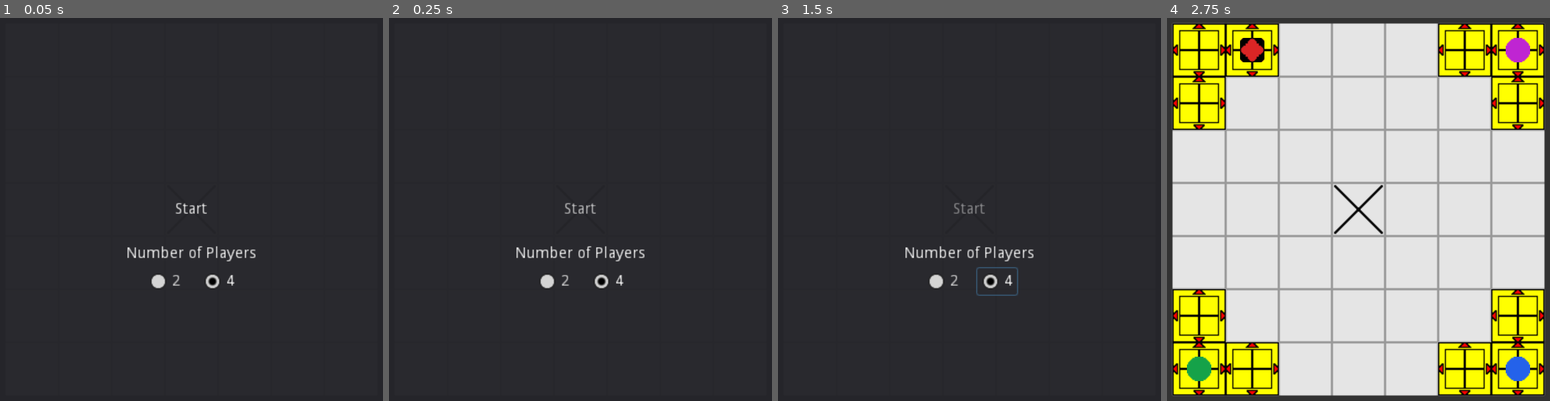
Above: before the commit, frames 1-4 (left to right).
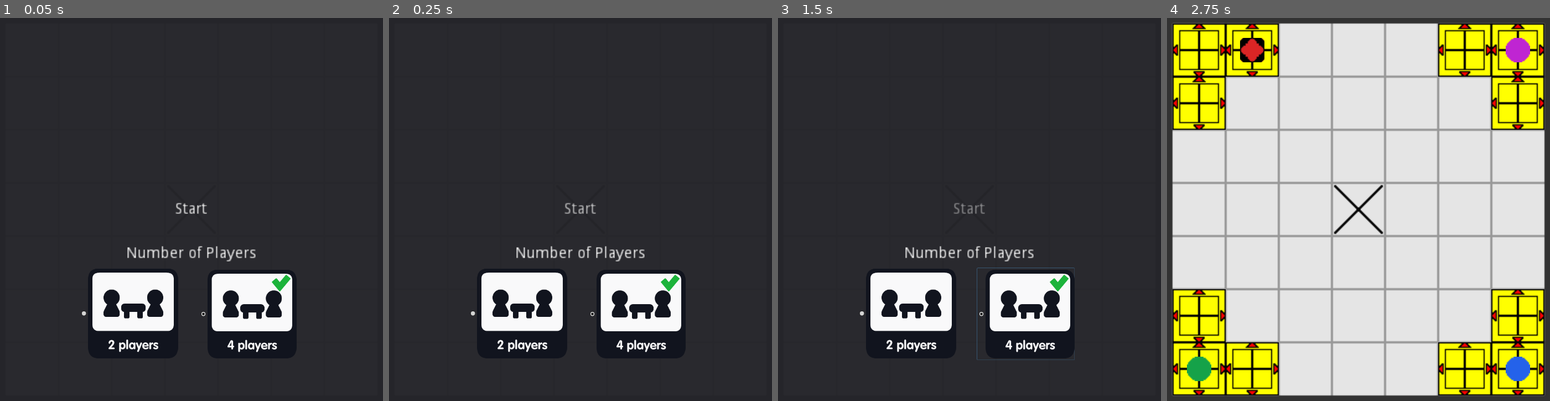
Above: after the commit, the same moments.

Repository: douglasselias/Rink-Slider
Game: Godot game, scene res://scenes/main.tscn
Two runs of this game, one before a commit and one after it. Both use one fixed random seed, a clock stepped at 60 frames per second and the inputs below.
Inputs (mouse positions are in pixels of both pictures, inside the frame that each line leads up to; where the layout moved, square brackets give the same spot in the first picture):
- Up to frame 1 (0.05 s): no input
- Up to frame 2 (0.25 s): no input
- Up to frame 3 (1.5 s): click (908, 312) [942, 282] at 0.5 s; click (1026, 312) [996, 282] at 1.25 s
- Up to frame 4 (2.75 s): tap Enter (ui_accept) at 2, 2.27 s; hold Right (ui_right) from 2.03 s (still down)

The runs differ from the first frame. In frame 1, 5.5% of the frame differs, in the area x 21-77%, y 66-88%; in frame 2, 5.5%; in frame 3, 5.7%, in the area x 21-78%, y 65-90%; in frame 4, nothing differs.

Commit message:
add new image for player selection

Diff:
--- a/scenes/MainPanel.gd
+++ b/scenes/MainPanel.gd
@@ -6,6 +6,7 @@
 
 func _ready():
 	$Radio4.set_pressed_no_signal(true)
+	$Check4.visible = true
 	current_animation.play("Blink")
 
 func _unhandled_input(_e):
@@ -42,6 +43,10 @@
 	if Input.is_action_just_pressed("ui_left"):
 		$Radio2.set_pressed_no_signal(true)
 		$Radio4.set_pressed_no_signal(false)
+		$Check2.visible = true
+		$Check4.visible = false
 	if Input.is_action_just_pressed("ui_right"):
 		$Radio2.set_pressed_no_signal(false)
 		$Radio4.set_pressed_no_signal(true)
+		$Check2.visible = false
+		$Check4.visible = true
--- a/scenes/main.tscn
+++ b/scenes/main.tscn
@@ -1,9 +1,12 @@
-[gd_scene load_steps=12 format=2]
+[gd_scene load_steps=15 format=2]
 
 [ext_resource path="res://sfx/8bit-bossa.mp3" type="AudioStream" id=1]
 [ext_resource path="res://gfx/board.png" type="Texture" id=2]
 [ext_resource path="res://scenes/MainPanel.gd" type="Script" id=3]
+[ext_resource path="res://gfx/players_4.png" type="Texture" id=4]
+[ext_resource path="res://gfx/players_2.png" type="Texture" id=5]
 [ext_resource path="res://scripts/main.gd" type="Script" id=6]
+[ext_resource path="res://gfx/checkmark.png" type="Texture" id=7]
 
 [sub_resource type="Animation" id=2]
 resource_name = "Blink"
@@ -172,17 +175,42 @@
 anims/RESET = SubResource( 7 )
 
 [node name="Radio2" type="CheckBox" parent="CanvasLayer/MainPanel"]
-margin_left = 131.0
-margin_top = 226.0
-margin_right = 167.0
-margin_bottom = 250.0
+margin_left = 72.0
+margin_top = 225.0
+margin_right = 368.0
+margin_bottom = 489.0
+rect_scale = Vector2( 0.31713, 0.31713 )
 group = SubResource( 1 )
-text = "2"
+icon = ExtResource( 5 )
 
 [node name="Radio4" type="CheckBox" parent="CanvasLayer/MainPanel"]
 margin_left = 180.0
 margin_top = 226.0
 margin_right = 216.0
 margin_bottom = 250.0
+rect_scale = Vector2( 0.313442, 0.313442 )
 group = SubResource( 1 )
-text = "4"
+icon = ExtResource( 4 )
+
+[node name="ColorRect" type="ColorRect" parent="CanvasLayer/MainPanel"]
+visible = false
+margin_left = 18.0
+margin_top = 52.0
+margin_right = 58.0
+margin_bottom = 92.0
+rect_scale = Vector2( 1.89436, 1.87609 )
+color = Color( 0, 0.698039, 0.176471, 1 )
+
+[node name="Check2" type="Sprite" parent="CanvasLayer/MainPanel"]
+visible = false
+modulate = Color( 0.0901961, 0.698039, 0.215686, 1 )
+position = Vector2( 146, 239 )
+scale = Vector2( 0.261719, 0.261719 )
+texture = ExtResource( 7 )
+
+[node name="Check4" type="Sprite" parent="CanvasLayer/MainPanel"]
+visible = false
+modulate = Color( 0.0901961, 0.698039, 0.215686, 1 )
+position = Vector2( 254, 239 )
+scale = Vector2( 0.261719, 0.261719 )
+texture = ExtResource( 7 )
Binary file added: gfx/checkmark.png
Not shown, added: gfx/checkmark.png.import
Binary file added: gfx/players_2.png
Not shown, added: gfx/players_2.png.import
Binary file added: gfx/players_4.png
Not shown, added: gfx/players_4.png.import
